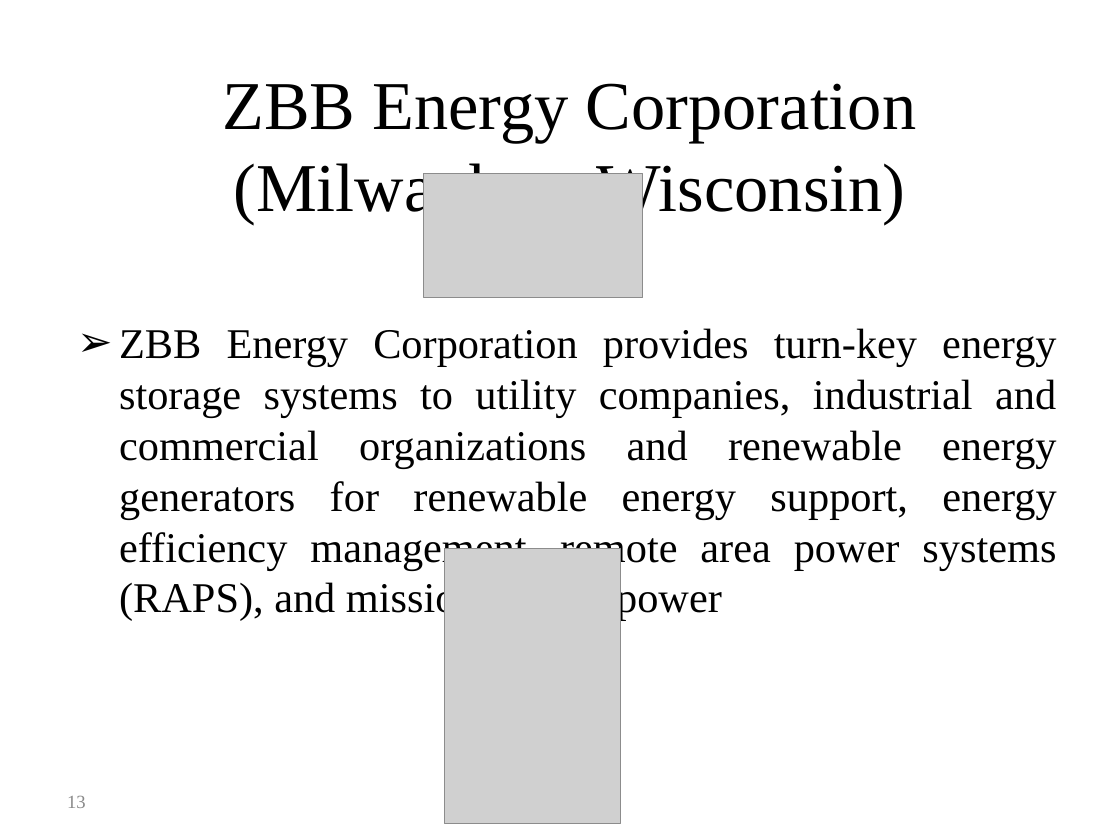
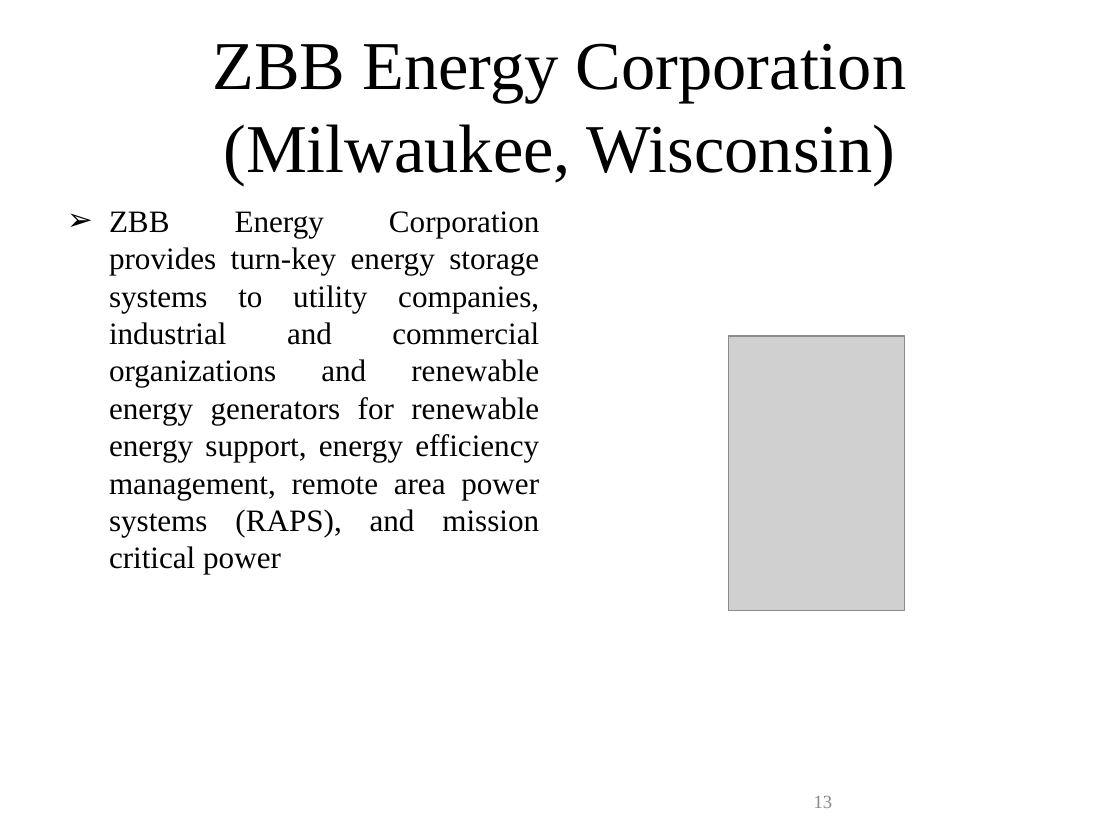
Before and after one commit to gridlab-d/course, a slide deck: slide 13 of Distribution_Analysis_Course/4.0 - Energy_Storage_and_PHEVs.ppt. Drawn at 1120x840 pixels with LibreOffice and Linux fonts; fonts in the diff are those of the drawing; grey boxes stand for pictures. Boxes give left, top, right and bottom in pixels: in the first picture for what was removed or moved away, otherwise in the second. Text is boxed around its words. In the diff, an @@ line names an element or a change of style, - is before the commit and + after.

```diff
--- a/Distribution_Analysis_Course/4.0 - Energy_Storage_and_PHEVs.ppt
+++ b/Distribution_Analysis_Course/4.0 - Energy_Storage_and_PHEVs.ppt
@@ title "ZBB Energy Corporation (Milwaukee, Wisconsin)" moved from (x1=222, y1=83, x2=916, y2=225) to (x1=212, y1=43, x2=906, y2=185) @@
@@ text "ZBB Energy Corporation provides turn-key ..." moved from (x1=119, y1=328, x2=1056, y2=621) to (x1=109, y1=211, x2=540, y2=574) @@
@@ text "ZBB Energy Corporation provides turn-key ..." at (x1=109, y1=211, x2=540, y2=574): size 27.2 to 20 pt; less space between paragraphs @@
@@ picture resized from (x1=423, y1=174, x2=643, y2=298) to (x1=729, y1=336, x2=905, y2=610) @@
@@ picture removed at (x1=445, y1=549, x2=620, y2=823) @@
@@ page number moved from (x1=67, y1=796, x2=86, y2=808) to (x1=814, y1=796, x2=833, y2=808) @@
```
Also in this commit, not shown: 10 other slides changed, 4 slides added, 7 slides removed.
